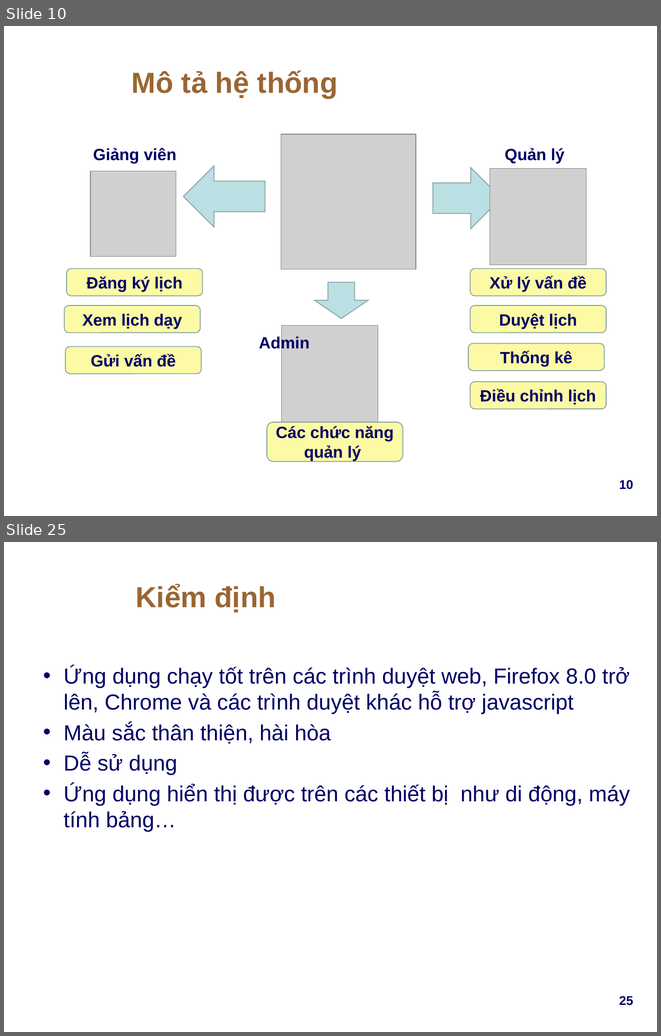
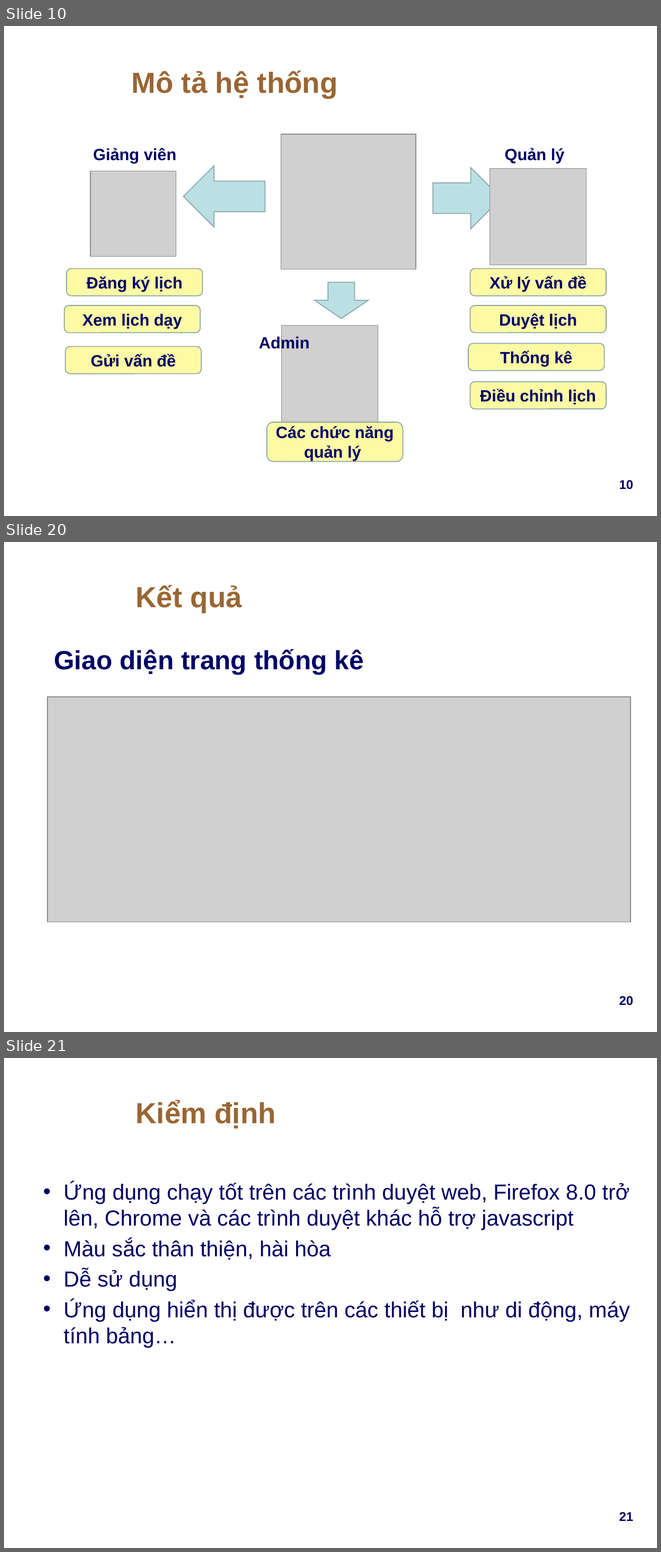
Before and after one commit to pnqphong95/lab-manager, a slide deck: docs/resources/Presentation.pptx. Shown one above the other, each under a label of ours: slides 10 and 25 before the commit, slides 10, 20 and 21 after it; the slides between them are not shown. The pictures are 661x1036 and 661x1552 pixels, drawn with LibreOffice and Linux fonts; fonts in the diff are those of the drawing; grey boxes stand for pictures; background and template pictures are left out. Boxes give left, top, right and bottom in pixels: in the first picture for what was removed or moved away, otherwise in the second. Text is boxed around its words. In the diff, an @@ line names an element or a change of style, - is before the commit and + after.

```diff
--- a/docs/resources/Presentation.pptx
+++ b/docs/resources/Presentation.pptx
@@ slide 20 added at (4, 542, 657, 1032), background picture (left out) @@
@@ title added at (135, 585, 242, 612), 32 pt, text #996633, bold @@
+Kết quả
@@ text added at (54, 649, 364, 674), 29 pt, text #000066, bold @@
+Giao diện trang thống kê
@@ picture added at (48, 697, 631, 921) @@
@@ page number added at (619, 996, 634, 1005), 14 pt, text #000066, bold @@
+20
@@ what was slide 25 is now slide 21 @@
@@ page number at (619, 1512, 634, 1521): text changed @@
-25
+21
```
Also in this commit, not shown: 14 slides changed, 5 slides removed.
